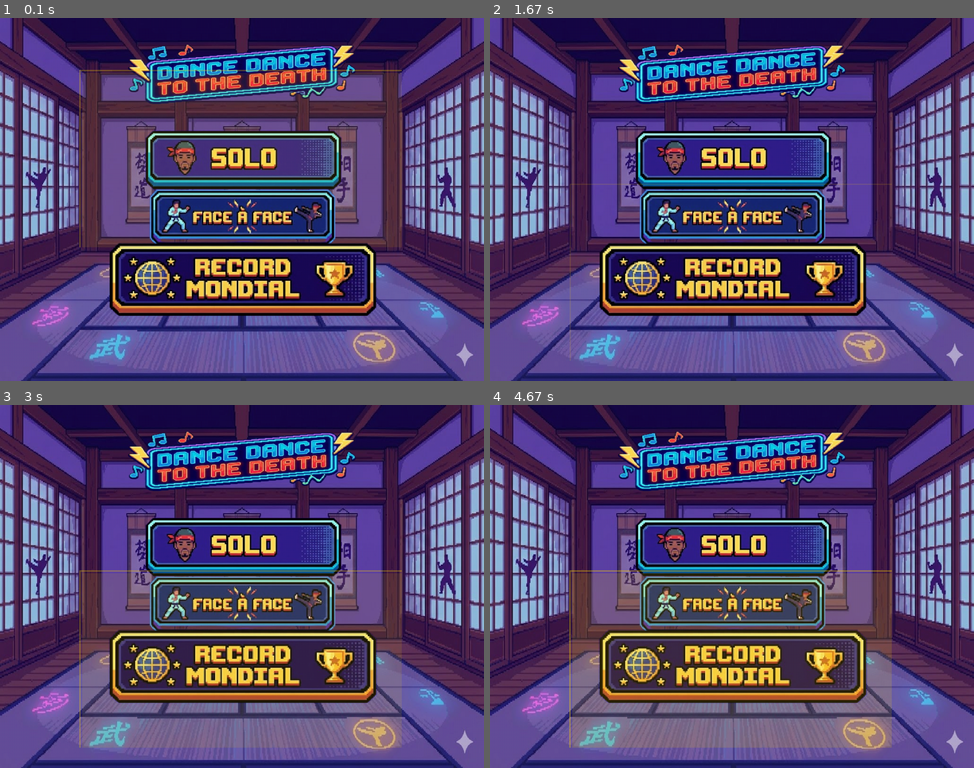
Above: before the commit, frames 1-4 (two rows, left to right).
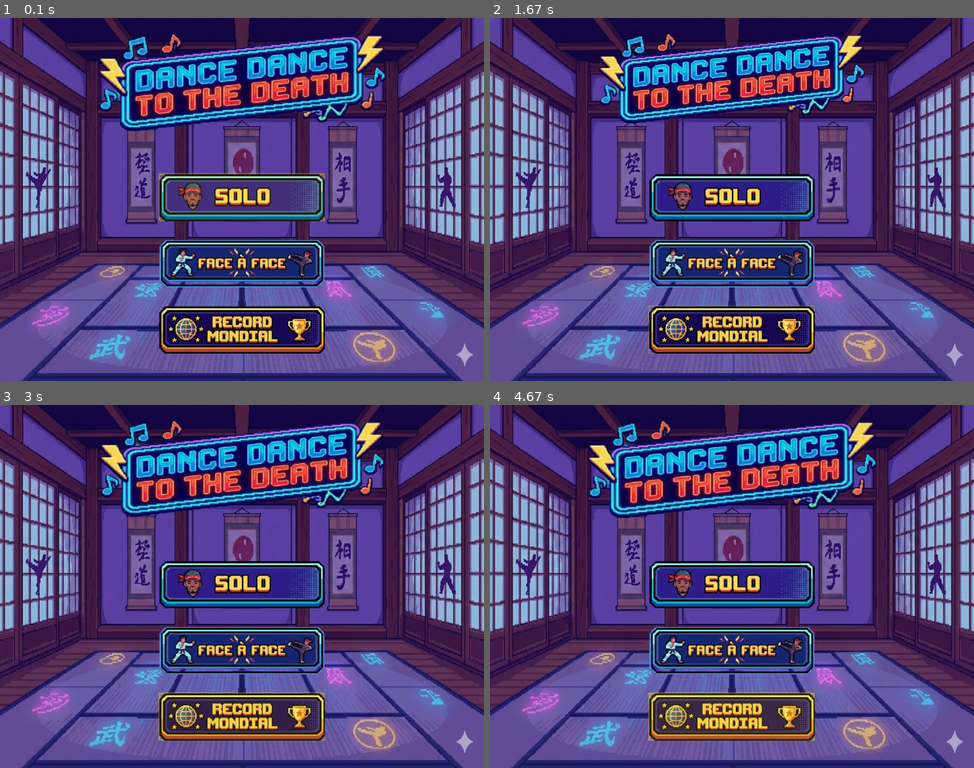
Above: after the commit, the same moments.

Repository: Supersllol/JeuArcade
Game: pygame game, started from AA/AA_scenes/homeScene.py
Same seed, same stepped clock (60 frames per second), same inputs: the game is played once before the commit and once after it.
Inputs:
- Up to frame 1 (0.1 s): no input
- Up to frame 2 (1.67 s): tap W at 0.33 s; tap S at 0.67 s; hold Up from 1.5 s (still down)
- Up to frame 3 (3 s): release Up at 1.97 s; hold Right 2-2.47 s; hold Left from 2.5 s (still down)
- Up to frame 4 (4.67 s): release Left at 3.03 s; hold Down 3.07-3.37 s; hold Up 3.83-4.2 s

The runs differ from the first frame. In frame 1, 37% of the frame differs, in the area x 16-83%, y 4-93%; in frame 2, 35%; in frame 3, 37%; in frame 4, 46%, in the area x 16-83%, y 4-95%.

Commit message:
Pulsing Title + Creating To-Do list

Diff:
--- a/AA/AA_scenes/homeScene.py
+++ b/AA/AA_scenes/homeScene.py
@@ -3,7 +3,7 @@
 import os
 import sys
 
-# Add parent directory to path to allow imports when running standalone
+# Ensure parent directory is in sys.path when running this file directly
 if __name__ == "__main__":
     parent_dir = os.path.dirname(os.path.dirname(os.path.abspath(__file__)))
     if parent_dir not in sys.path:
@@ -24,57 +24,91 @@
                  musicManager: musicManager.MusicManager):
         super().__init__(mainApp, inputManager, musicManager)
 
-        # Asset paths
+        # Asset base path
         images_dir = os.path.join(settings.PARENT_PATH, "AA_images")
 
-        # Load and scale background
+        # Load background and scale to window
         self.bg_image = pygame.image.load(os.path.join(images_dir, "dojo.jpg")).convert()
         self.bg_image = pygame.transform.scale(self.bg_image, settings.WINDOW_SIZE)
 
-        # Load title
+        # Load title, scale, and anchor near top center
         self.title_image = pygame.image.load(os.path.join(images_dir, "Title.png")).convert_alpha()
-        self.title_image = pygame.transform.scale(self.title_image, (600, 200))
+        self.title_image = pygame.transform.scale(self.title_image, (700, 300))
+        # Keep an original reference for crisp rescaling each frame
+        self._title_base_image = self.title_image.copy()
+        self._title_base_size = self._title_base_image.get_size()
         # Position title at the very top of the screen
-        self.title_rect = self.title_image.get_rect(centerx=settings.WINDOW_SIZE[0] // 2, top=20)
-
-        # Load buttons
+        self.title_rect = self.title_image.get_rect(centerx=settings.WINDOW_SIZE[0] // 2, top=-20)
+
+        # Heartbeat animation parameters
+        self._heart_time = 0.0
+        self._heart_bpm = 70  # beats per minute
+        self._heart_scale_min = 1.0
+        self._heart_scale_max = 1.10  # bump size
+        self._heart_vertical_bump_px = 6  # slight vertical pop
+        # Pattern: two quick pulses ("lub-dub") then rest
+        self._heart_dub_spacing = 0.30  # seconds between the two pulses
+        self._heart_pulse_width = 0.40  # width of each pulse in seconds
+
+        # Load raw button images and normalize their sizes
         btn_images_raw = [
             pygame.image.load(os.path.join(images_dir, "Solo.png")).convert_alpha(),
             pygame.transform.scale(pygame.image.load(os.path.join(images_dir, "Face-a-Face.png")).convert_alpha(), (400, 200)),
             pygame.transform.scale(pygame.image.load(os.path.join(images_dir, "Record mondial.png")).convert_alpha(), (400, 200))
         ]
 
-        # Find the maximum dimensions to normalize all buttons to the same size
-        max_width = max(img.get_width() for img in btn_images_raw)
-        max_height = max(img.get_height() for img in btn_images_raw)
-
         # Scale all buttons to the same size
         self.btn_images = [
-            pygame.transform.scale(img, (max_width, max_height)) for img in btn_images_raw
+            pygame.transform.scale(img, (350, 100)) for img in btn_images_raw
         ]
-        self.btn_size = (max_width, max_height)  # Store for rendering
-
+        self.btn_size = self.btn_images[0].get_size()
+
+        # Button labels + selection index
         self.btn_names = ["Solo", "Face à Face", "Record Mondial"]
         self.selected_index = 0
 
-        # Button layout
-        self.btn_start_y = 300
-        self.btn_spacing = 120
-
-        # Animation variables for visual effects
+        # Vertical layout for buttons (start Y and spacing)
+        self.btn_start_y = 380
+        self.btn_spacing = 140
+
+        # Animation values for selected button glow
         self.animation_time = 0
         self.glow_speed = 3  # Speed of pulsing effect
 
     def initScene(self):
         super().initScene()
+        # Reset animation timer on scene init
         self.animation_time = 0
+        self._heart_time = 0.0
         # Play menu music if available? (Not requested yet)
 
+    def _heartbeat_scale(self, t: float) -> float:
+        # Compute lub-dub pulse strength between 0 and 1
+        seconds_per_beat = 60.0 / max(self._heart_bpm, 1)
+        # Time within the beat cycle
+        phase = t % seconds_per_beat
+
+        # Single pulse shaping function (Gaussian-like bump)
+        def pulse(x: float, center: float, width: float) -> float:
+            # Normalize distance from center
+            d = (x - center) / max(width, 1e-6)
+            # Sharp peak that falls off smoothly
+            return math.exp(-d * d * 3.5)
+
+        # First pulse at 0, second pulse shortly after
+        p1 = pulse(phase, 0.0, self._heart_pulse_width)
+        p2 = pulse(phase, self._heart_dub_spacing, self._heart_pulse_width)
+        strength = max(p1, p2)
+
+        # Map strength to scale range
+        return self._heart_scale_min + (self._heart_scale_max - self._heart_scale_min) * strength
+
     def loopScene(self, events: List[pygame.event.Event]):
-        # Update animation time
+        # Advance animation time based on target FPS
         self.animation_time += 1 / settings.FRAMERATE
-
-        # Input Handling
+        self._heart_time += 1 / settings.FRAMERATE
+
+        # Input: navigate with up/down, confirm with A/Start
         for i in range(2): # Check both players
             new_axes = self._inputManager.getAxesActive(i, onlyCheckForNew=True)
             if inputManager.AxisInputs.Y_UP in new_axes:
@@ -82,18 +116,26 @@
             elif inputManager.AxisInputs.Y_DOWN in new_axes:
                 self.selected_index = (self.selected_index + 1) % len(self.btn_images)
 
-            # Keyboard support for navigation (InputManager handles mapping, but let's ensure we catch it)
-            # The InputManager maps keys to AxisInputs, so the above should work for keyboard too
-            # if InputManager is set up correctly.
-
             new_btns = self._inputManager.getBtnsPressed(i, onlyCheckForNew=True)
             if inputManager.ButtonInputs.A in new_btns or inputManager.ButtonInputs.START in new_btns:
                 # Trigger action
                 print(f"Selected: {self.btn_names[self.selected_index]}")
                 # TODO: Implement transition based on selection
 
-        # Rendering
+        # Draw: background + title
         self._mainApp.blit(self.bg_image, (0, 0))
+
+        # Heartbeat bump for title (scale + slight vertical offset)
+        hb_scale = self._heartbeat_scale(self._heart_time)
+        base_w, base_h = self._title_base_size
+        scaled_w = max(1, int(base_w * hb_scale))
+        scaled_h = max(1, int(base_h * hb_scale))
+        self.title_image = pygame.transform.smoothscale(self._title_base_image, (scaled_w, scaled_h))
+
+        # Recompute rect: keep centered horizontally, and top anchored near -20 with vertical bump on beat
+        vertical_bump = int((hb_scale - self._heart_scale_min) / (self._heart_scale_max - self._heart_scale_min + 1e-6) * self._heart_vertical_bump_px)
+        self.title_rect = self.title_image.get_rect(centerx=settings.WINDOW_SIZE[0] // 2, top=-20 - vertical_bump)
+
         self._mainApp.blit(self.title_image, self.title_rect)
 
         center_x = settings.WINDOW_SIZE[0] // 2
@@ -101,26 +143,26 @@
         for i, img in enumerate(self.btn_images):
             is_selected = i == self.selected_index
 
-            # All buttons are already the same size (normalized in __init__)
+            # Buttons are already normalized; no extra scaling
             width, height = self.btn_size
             scaled_img = img  # No scaling needed, already normalized
 
-            # Position
+            # Compute rect position for this button
             y_pos = self.btn_start_y + (i * self.btn_spacing)
             rect = scaled_img.get_rect(centerx=center_x, centery=y_pos)
 
-            # Add visual effects for selected button
+            # If selected, draw glow + tint; otherwise draw as-is
             if is_selected:
                 # Create pulsing glow effect
                 pulse = math.sin(self.animation_time * self.glow_speed) * 0.5 + 0.5  # 0 to 1
-                glow_intensity = int(pulse * 100 + 50)  # 50 to 150
+                glow_intensity = int(pulse * 100 + 100)  # 50 to 150
 
                 # Draw animated glow border - very tight around the button
                 border_color = (255, 215, 0, glow_intensity)  # Gold color with pulsing alpha
-                border_thickness = int(2 + pulse * 2)  # 3 to 5 pixels
+                border_thickness = int(3 + pulse * 2)  # 3 to 5 pixels
 
                 # Create glow surface with very minimal padding (just enough for the border)
-                glow_padding = border_thickness + 3 # Just 4 extra pixels
+                glow_padding = 2 # Just 4 extra pixels
                 glow_surface = pygame.Surface((width + glow_padding,
                                               height + glow_padding),
                                              pygame.SRCALPHA)
@@ -128,7 +170,7 @@
                 # Draw multiple layers for glow effect
                 for layer in range(2):  # Reduced to 2 layers for tighter glow
                     alpha = glow_intensity // (layer + 1)
-                    layer_offset = layer * border_thickness // 2
+                    layer_offset = layer * border_thickness // 5
                     glow_rect = pygame.Rect(layer_offset, layer_offset,
                                            width + glow_padding * 2 - layer_offset * 2,
                                            height + glow_padding * 2 - layer_offset * 2)
@@ -153,10 +195,11 @@
         return super().loopScene(events)
 
     def getTransition(self):
+        # Default transition passthrough
         return super().getTransition()
 
 
-# Test harness for standalone execution
+# Standalone test harness
 if __name__ == "__main__":
     # Initialize pygame
     pygame.init()
Binary file changed: AA/AA_images/Face-a-Face.png
Binary file changed: AA/AA_images/Record mondial.png
Binary file changed: AA/AA_images/Solo.png
Not shown, added: AA/TO-DO.md
